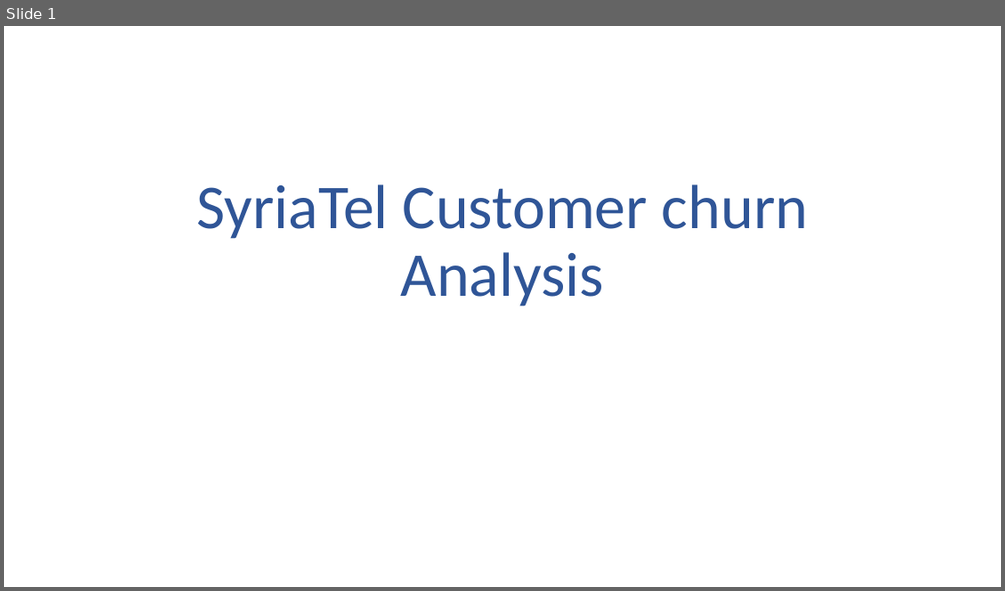
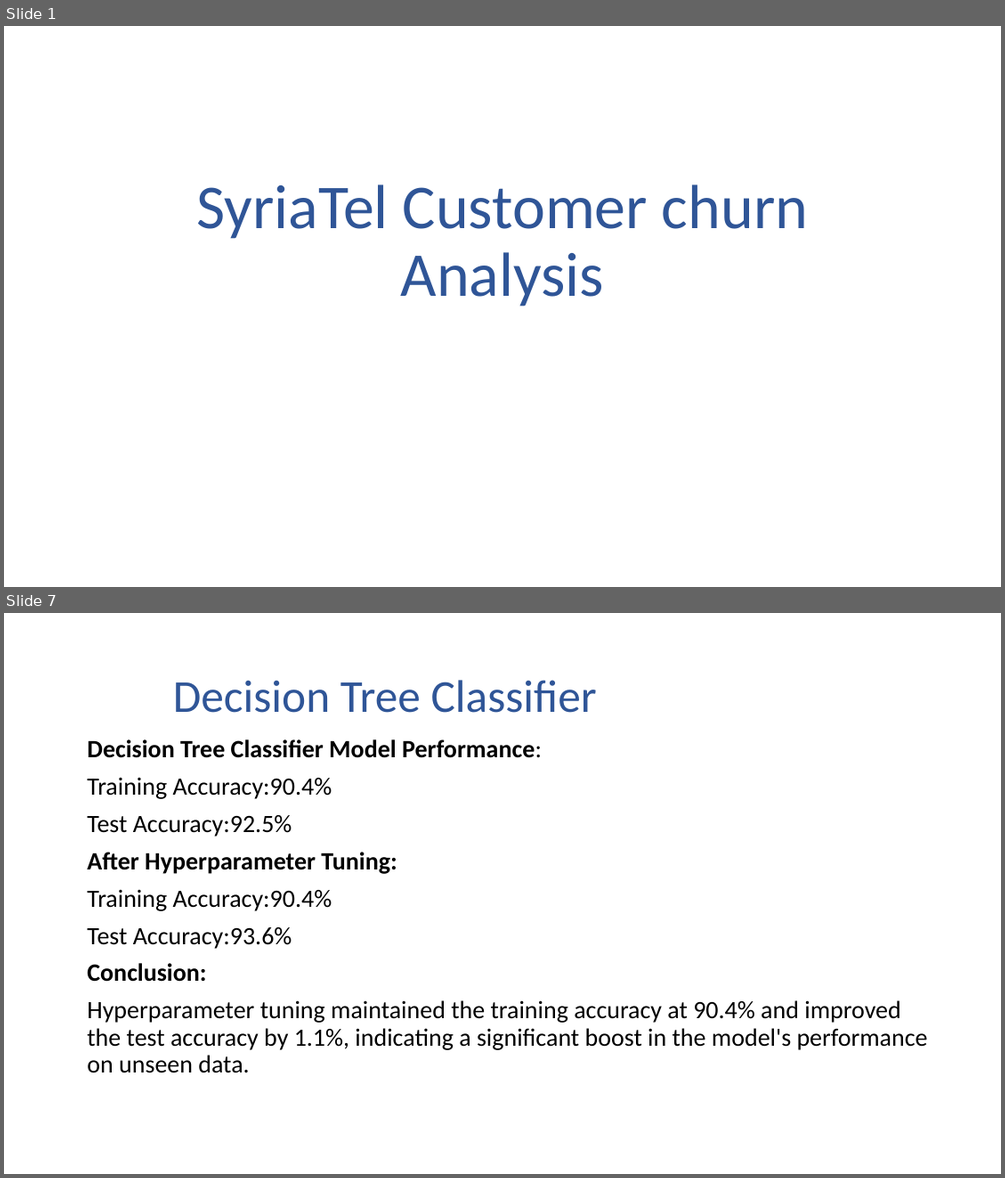
Before and after one commit to Judykoech/SyriaTel-Churn_project, a slide deck: SyriaTel Customer churn Analysis.pptx. Shown one above the other, each under a label of ours: slide 1 before the commit, slides 1 and 7 after it; the slides between them are not shown. The pictures are 1005x591 and 1005x1178 pixels, drawn with LibreOffice and Linux fonts; fonts in the diff are those of the drawing. Boxes give left, top, right and bottom in pixels: in the first picture for what was removed or moved away, otherwise in the second. Text is boxed around its words. In the diff, an @@ line names an element or a change of style, - is before the commit and + after.

```diff
--- a/SyriaTel Customer churn Analysis.pptx
+++ b/SyriaTel Customer churn Analysis.pptx
@@ slide 7 added at bbox=[4, 613, 1001, 1174], background #FFFFFF @@
@@ title added at bbox=[173, 680, 597, 713], 44 pt, text #2F5597 @@
+Decision Tree Classifier
@@ text added at bbox=[87, 739, 928, 1073], 24 pt, text #000000 @@
+Decision Tree Classifier Model Performance:
+Training Accuracy:90.4%
+Test Accuracy:92.5%
+After Hyperparameter Tuning:
+Training Accuracy:90.4%
+Test Accuracy:93.6%
+Conclusion:
+Hyperparameter tuning maintained the training accuracy at 90.4% and improved the test accuracy by 1.1%, indicating a significant boost in the model's performance on unseen data.
```
Also in this commit, not shown: 7 other slides added, 5 other files.
